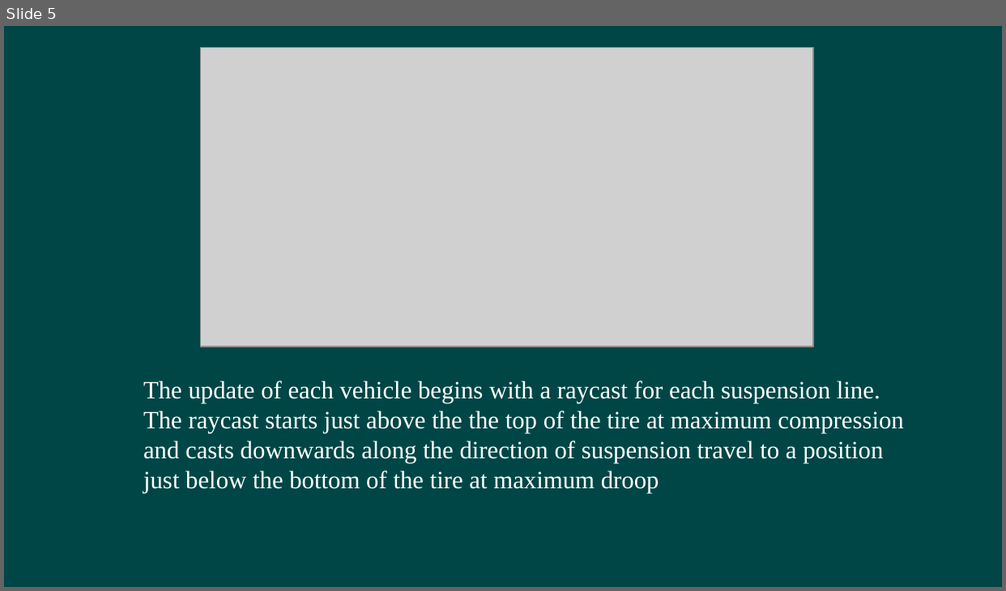
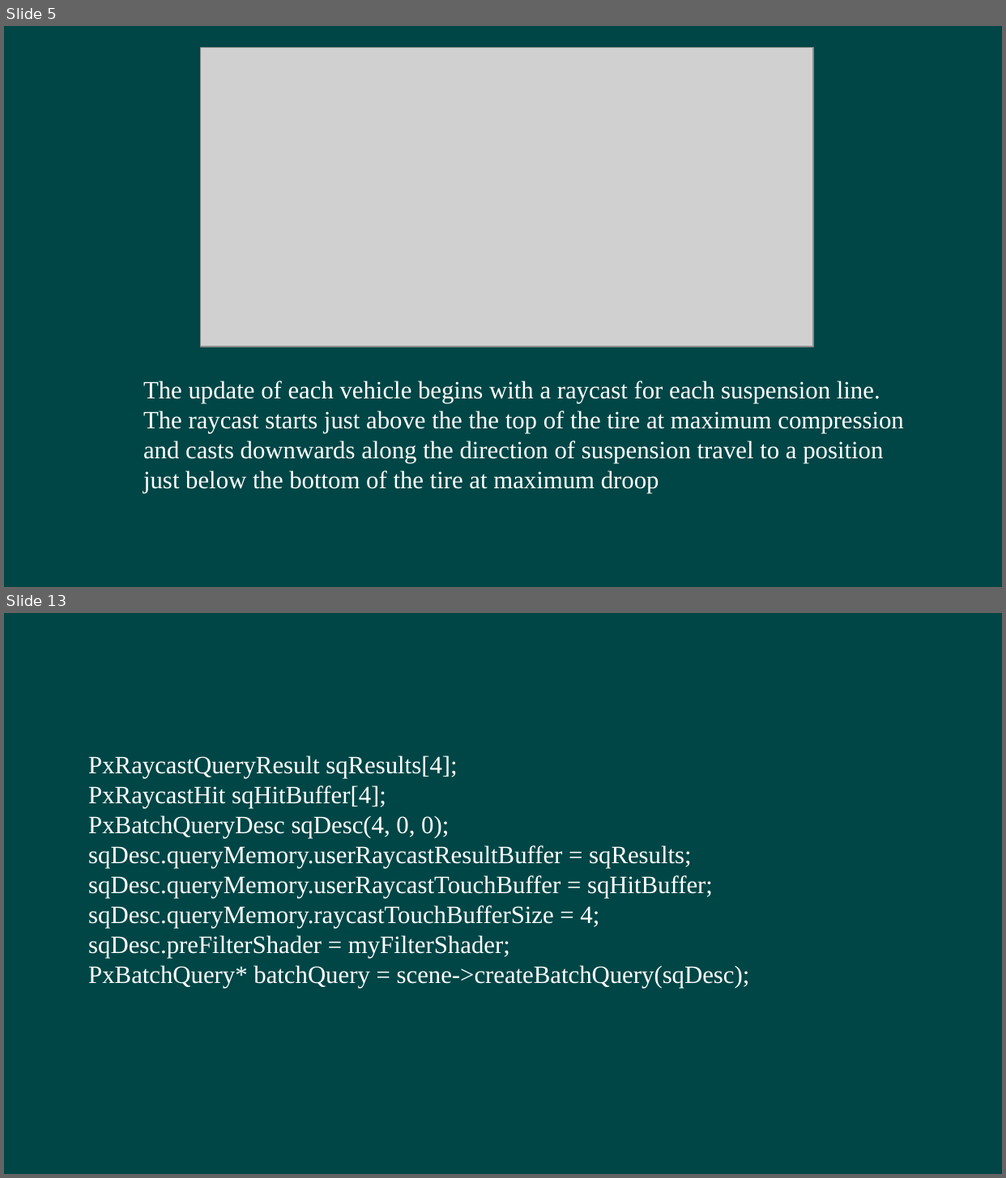
Before and after one commit to hanhonglei/Course_GamePhysics, a slide deck: Slides/11 Vehicle/Vehicle.pptx. Shown one above the other, each under a label of ours: slide 5 before the commit, slides 5 and 13 after it; the slides between them are not shown. The pictures are 1006x591 and 1006x1178 pixels, drawn with LibreOffice and Linux fonts; fonts in the diff are those of the drawing; grey boxes stand for pictures; background and template pictures are left out. Boxes give left, top, right and bottom in pixels: in the first picture for what was removed or moved away, otherwise in the second. Text is boxed around its words. In the diff, an @@ line names an element or a change of style, - is before the commit and + after.

```diff
--- a/Slides/11 Vehicle/Vehicle.pptx
+++ b/Slides/11 Vehicle/Vehicle.pptx
@@ slide 13 added at <box>4,613,1002,1174</box>, background #004646 @@
@@ text added at <box>88,756,750,988</box>, 18 pt, text #FFFFFF @@
+PxRaycastQueryResult sqResults[4];
+PxRaycastHit sqHitBuffer[4];
+PxBatchQueryDesc sqDesc(4, 0, 0);
+sqDesc.queryMemory.userRaycastResultBuffer = sqResults;
+sqDesc.queryMemory.userRaycastTouchBuffer = sqHitBuffer;
+sqDesc.queryMemory.raycastTouchBufferSize = 4;
+sqDesc.preFilterShader = myFilterShader;
+PxBatchQuery* batchQuery = scene->createBatchQuery(sqDesc);
```
Also in this commit, not shown: 11 other slides added, 1 slide removed, 1 other file.
